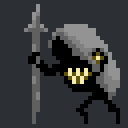
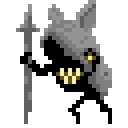
Before/after of a 128×128 layered artwork. What changed in the layer stack:
painted on "Background copy" over left=16, top=0, right=120, bottom=124
hid "Background" over left=0, top=0, right=128, bottom=128
